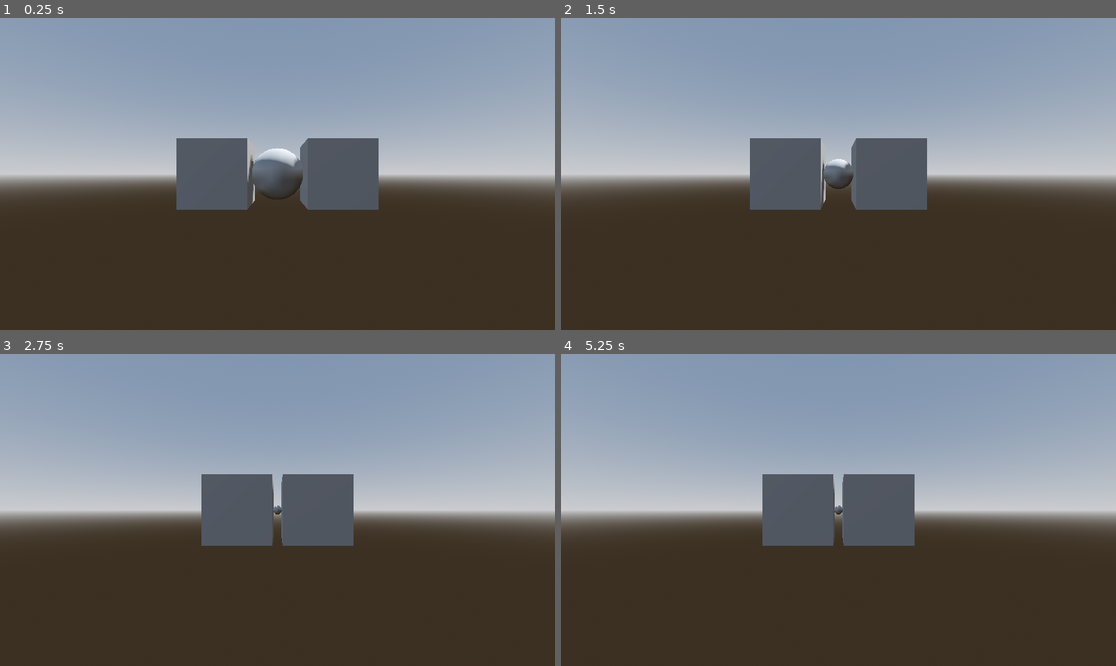
Above: before the commit, frames 1-4 (two rows, left to right).
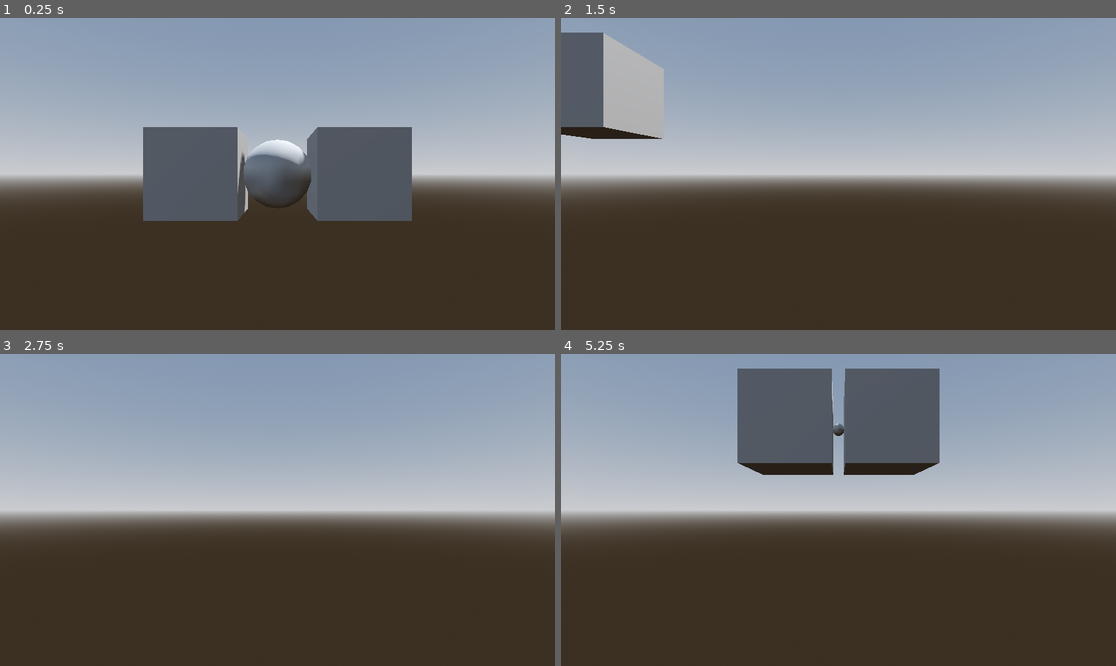
Above: after the commit, the same moments.

Repository: casseveritt/gdfun
Game: Godot game, scene res://main.tscn
Two runs of this game, one before a commit and one after it. Both use one fixed random seed, a clock stepped at 60 frames per second and the inputs below.
Inputs (mouse positions are in pixels of both pictures, inside the frame that each line leads up to):
- Up to frame 1 (0.25 s): no input
- Up to frame 2 (1.5 s): tap Enter at 0.5 s; move the mouse to (960, 158) at 0.52 s; hold D 0.53-1.28 s; hold Shift 0.53-1.28 s; click (960, 158) at 0.67 s; move the mouse to (727, 189) at 1.27 s; hold S from 1.28 s (still down); tap Shift at 1.35 s; click (727, 189) at 1.42 s
- Up to frame 3 (2.75 s): move the mouse to (333, 441) at 2.02 s; release S at 2.03 s; hold D from 2.03 s (still down); hold Shift from 2.03 s (still down); click (333, 441) at 2.17 s
- Up to frame 4 (5.25 s): move the mouse to (810, 572) at 2.77 s; release D at 2.78 s; release Shift at 2.78 s; hold W 2.78-3.53 s; tap Shift at 2.85, 4.35 s; click (810, 572) at 2.92 s; move the mouse to (1005, 556) at 3.52 s; hold Shift 3.53-4.28 s; hold A 3.53-5.03 s; click (1005, 556) at 3.67 s; move the mouse to (672, 463) at 4.27 s; click (672, 463) at 4.42 s; move the mouse to (866, 510) at 5.02 s; hold S from 5.03 s (still down); hold Shift from 5.03 s (still down); click (866, 510) at 5.17 s

The runs differ from the first frame. In frame 1, 6.3% of the frame differs, in the area x 25-75%, y 34-66%; in frame 2, 11%; in frame 3, 5.7%; in frame 4, 17%, in the area x 31-69%, y 4-62%.

Commit message:
ray cast to see what the mouse is hitting

Diff:
--- /dev/null
+++ b/gd2/camera_3d.gd
@@ -0,0 +1,39 @@
+extends Camera3D
+
+@export var mouse_sensitivity: float = 0.002
+@export var move_speed: float = 5.0
+
+var rotation_x: float = 0.0
+var rotation_y: float = 0.0
+
+func _ready():
+		rotation.x = rotation_x
+		rotation.y = rotation_y
+
+func _input(event):
+	var cam_rot = Input.is_mouse_button_pressed(MOUSE_BUTTON_LEFT) and Input.is_key_pressed(KEY_SHIFT)
+	if cam_rot:
+		if event is InputEventMouseMotion:
+			rotation_y -= event.relative.x * mouse_sensitivity
+			rotation_x -= event.relative.y * mouse_sensitivity
+			rotation_x = clamp(rotation_x, deg_to_rad(-90), deg_to_rad(90)) # Clamp vertical rotation
+			rotation.y = rotation_y
+			rotation.x = rotation_x
+
+func _process(delta):
+		var direction = Vector3.ZERO
+		var b = global_transform.basis
+		if Input.is_key_pressed(KEY_W):
+			direction += b.y
+		if Input.is_key_pressed(KEY_A):
+			direction -= b.x
+		if Input.is_key_pressed(KEY_S):
+			direction -= b.y
+		if Input.is_key_pressed(KEY_D):
+			direction += b.x
+
+		# Normalize direction to prevent faster diagonal movement
+		if direction.length() > 1.0:
+				direction = direction.normalized()
+
+		global_translate(direction * move_speed * delta)
--- a/gd2/main.gd
+++ b/gd2/main.gd
@@ -2,11 +2,34 @@
 extends Node3D
 
 static var time := 0.0
+@onready var camera : Camera3D = $Camera3D
+var mouse_pos
+var hit = null
 
 func _input(event: InputEvent) -> void:
 	if event is InputEventKey:
 		if (event as InputEventKey).keycode == KEY_ESCAPE:
 			get_tree().quit()
 
+	if event is InputEventMouseMotion:
+		mouse_pos = event.position
+
 func _process(delta: float) -> void:
 	time += delta
+	if mouse_pos:
+		var from = camera.project_ray_origin(mouse_pos)
+		var to = from + camera.project_ray_normal(mouse_pos) * 1000
+		var space_state = get_world_3d().direct_space_state
+		var rp := PhysicsRayQueryParameters3D.new()
+		rp.from = from
+		rp.to = to
+		var result = space_state.intersect_ray(rp)
+		var obj = null
+		if result:
+			obj = result.collider
+		if obj != hit:
+			if hit:
+				print("Object exit: ", hit.name)
+			if obj:
+				print("object enter: ", obj.name)
+			hit = obj
--- a/gd2/main.tscn
+++ b/gd2/main.tscn
@@ -1,7 +1,8 @@
-[gd_scene load_steps=6 format=3 uid="uid://parogsmheurq"]
+[gd_scene load_steps=7 format=3 uid="uid://parogsmheurq"]
 
 [ext_resource type="Script" uid="uid://1pq5i1ei6wms" path="res://main.gd" id="1_0xm2m"]
 [ext_resource type="Script" uid="uid://dv1d8bxbgny6f" path="res://thing.gd" id="1_ig7tw"]
+[ext_resource type="Script" uid="uid://cg47mw1hg7swf" path="res://camera_3d.gd" id="3_h2yge"]
 
 [sub_resource type="ProceduralSkyMaterial" id="ProceduralSkyMaterial_ig7tw"]
 sky_horizon_color = Color(0.662243, 0.671743, 0.686743, 1)
@@ -30,12 +31,19 @@
 script = ExtResource("1_ig7tw")
 
 [node name="Sphere" type="CSGSphere3D" parent="Thing"]
+use_collision = true
 radial_segments = 18
 rings = 9
 
 [node name="BoxNegX" type="CSGBox3D" parent="Thing"]
+transform = Transform3D(1, 0, 0, 0, 1, 0, 0, 0, 1, -1, 0, 0)
+use_collision = true
 
 [node name="BoxPosX" type="CSGBox3D" parent="Thing"]
+transform = Transform3D(1, 0, 0, 0, 1, 0, 0, 0, 1, 1, 0, 0)
+use_collision = true
 
 [node name="Camera3D" type="Camera3D" parent="."]
 transform = Transform3D(1, 0, 0, 0, 1, 0, 0, 0, 1, 0, 0, 3.36799)
+fov = 60.0
+script = ExtResource("3_h2yge")
--- a/gd2/project.godot
+++ b/gd2/project.godot
@@ -15,11 +15,6 @@
 config/features=PackedStringArray("4.4", "Mobile")
 config/icon="res://icon.svg"
 
-[editor]
-
-version_control/plugin_name="GitPlugin"
-version_control/autoload_on_startup=true
-
 [rendering]
 
 renderer/rendering_method="mobile"
--- a/gd2/thing.gd
+++ b/gd2/thing.gd
@@ -3,6 +3,8 @@
 @onready var sphere : CSGSphere3D = $Sphere
 @onready var box_neg_x : CSGBox3D = $BoxNegX
 @onready var box_pos_x : CSGBox3D = $BoxPosX
+
+@onready var sphere_cld : CollisionShape3D = $SphereCld
 
 func _ready():
 	update_dependent()
Not shown, added: gd2/camera_3d.gd.uid
